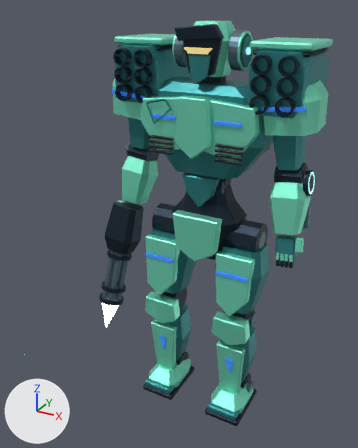
The Blender file out/combat_reference/t10/t10.blend: old version first, new version second.
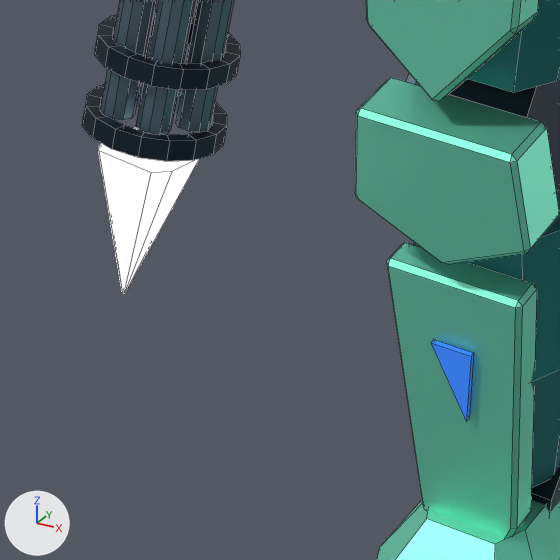
The first picture shows the older version from a camera (50 mm lens) standing at (2.88, -6.16, 6.04) and looking at (0.12, -1.13, 3.53). The close-ups show the older and then the newer version on the part from 24% to 50% of the width and 62% to 83% of the height of that picture. Only the edits that show in the close-ups are written down. The lights are fixed; the arrows at lower left show +X, +Y and +Z. Both versions are drawn at frame 13 of the action 't10:light:fx_light_flash'; the numbers are the values there. The close-ups show mesh edges as thin lines.

The first close-up shows 'Ankle armored boot', 'Barrel retaining ring.001', 'Barrel retaining ring.002', 'Knee guard', 'Rotary gun barrel 0', 'Rotary gun barrel 1', 'Rotary gun barrel 2', 'Shin frontal blade', 'Tapered shin armor', 'Thigh front bevel plate', 'Thigh hard shell', 'White hot muzzle core' and 5 more.
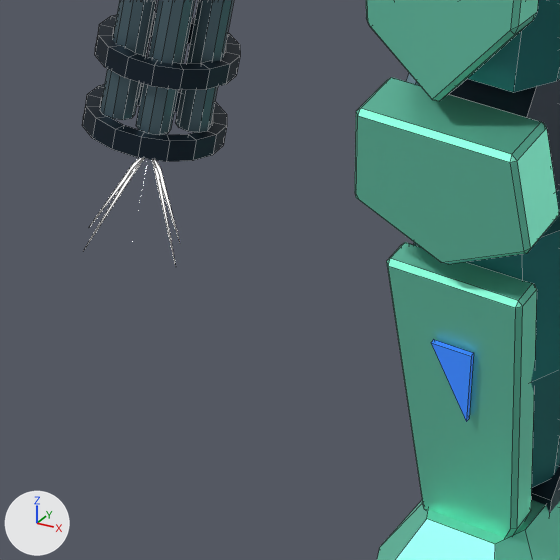
ob_fx_light_flash is not drawn itself; it is the parent of ob_white_hot_muzzle_core.

Scene script edits in JSON lines:
```json
{"op": "add", "block": "me_muzzle_gas_petal_005", "code": ["me_muzzle_gas_petal_005 = bpy.data.meshes.new('Muzzle gas petal.005')", "me_muzzle_gas_petal_005.from_pydata([(0.0, 0.0, 0.0), (0.043, -0.115, -0.075), (0.144, -0.575, -0.249)], [], [(0, 2, 1)])", "me_muzzle_gas_petal_005.materials.append(mat_fx_core)  # white #ffffff, glowing white #ffffff"]}
{"op": "add", "block": "me_muzzle_gas_petal_003", "code": ["me_muzzle_gas_petal_003 = bpy.data.meshes.new('Muzzle gas petal.003')", "me_muzzle_gas_petal_003.from_pydata([(0.0, 0.0, 0.0), (-0.086, -0.115, 0.0), (-0.288, -0.575, 0.0)], [], [(0, 1, 2)])", "me_muzzle_gas_petal_003.materials.append(mat_fx_core)  # white #ffffff, glowing white #ffffff"]}
{"op": "add", "block": "me_muzzle_gas_petal_002", "code": ["me_muzzle_gas_petal_002 = bpy.data.meshes.new('Muzzle gas petal.002')", "me_muzzle_gas_petal_002.from_pydata([(0.0, 0.0, 0.0), (-0.043, -0.115, 0.075), (-0.144, -0.575, 0.249)], [], [(0, 2, 1)])", "me_muzzle_gas_petal_002.materials.append(mat_fx_core)  # white #ffffff, glowing white #ffffff"]}
{"op": "add", "block": "me_muzzle_gas_petal", "code": ["me_muzzle_gas_petal = bpy.data.meshes.new('Muzzle gas petal')", "me_muzzle_gas_petal.from_pydata([(0.0, 0.0, 0.0), (0.086, -0.115, 0.0), (0.288, -0.575, 0.0)], [], [(0, 1, 2)])", "me_muzzle_gas_petal.materials.append(mat_fx_core)  # white #ffffff, glowing white #ffffff"]}
{"op": "set", "path": "ob_fx_light_flash.rotation_euler", "old": "(0.0, 0.0, 0.0)", "new": "(0.0, -3.142, 0.0)", "note": "degrees (0, 0, 0) -> degrees (0, -180, 0)"}
{"op": "set", "path": "ob_fx_light_flash.scale", "old": "(0.762, 0.762, 0.762)", "new": "(0.52, 0.52, 0.52)"}
{"op": "remove", "block": "ob_white_hot_muzzle_core", "code": ["ob_white_hot_muzzle_core = bpy.data.objects.new('White hot muzzle core', me_white_hot_muzzle_core)", "ob_white_hot_muzzle_core.parent = ob_fx_light_flash", "ob_white_hot_muzzle_core.location = (0.0, 0.0, 0.0)"]}
{"op": "add", "block": "ob_muzzle_gas_petal_005", "code": ["ob_muzzle_gas_petal_005 = bpy.data.objects.new('Muzzle gas petal.005', me_muzzle_gas_petal_005)", "ob_muzzle_gas_petal_005.parent = ob_fx_light_flash", "ob_muzzle_gas_petal_005.location = (0.0, 0.0, 0.0)"]}
{"op": "add", "block": "ob_muzzle_gas_petal_003", "code": ["ob_muzzle_gas_petal_003 = bpy.data.objects.new('Muzzle gas petal.003', me_muzzle_gas_petal_003)", "ob_muzzle_gas_petal_003.parent = ob_fx_light_flash", "ob_muzzle_gas_petal_003.location = (0.0, 0.0, 0.0)"]}
{"op": "add", "block": "ob_muzzle_gas_petal_002", "code": ["ob_muzzle_gas_petal_002 = bpy.data.objects.new('Muzzle gas petal.002', me_muzzle_gas_petal_002)", "ob_muzzle_gas_petal_002.parent = ob_fx_light_flash", "ob_muzzle_gas_petal_002.location = (0.0, 0.0, 0.0)"]}
{"op": "add", "block": "ob_muzzle_gas_petal", "code": ["ob_muzzle_gas_petal = bpy.data.objects.new('Muzzle gas petal', me_muzzle_gas_petal)", "ob_muzzle_gas_petal.parent = ob_fx_light_flash", "ob_muzzle_gas_petal.location = (0.0, 0.0, 0.0)"]}
```

Where the change shows, as pixel boxes (x1, y1, x2, y2) in the close-ups (560 x 560 px):
```json
{"object": "White hot muzzle core", "change": "deleted", "before": [99, 128, 198, 293]}
{"object": "Muzzle gas petal.005", "change": "added", "after": [85, 158, 144, 248]}
{"object": "Muzzle gas petal.003", "change": "added", "after": [152, 160, 176, 266]}
{"object": "Muzzle gas petal.002", "change": "added", "after": [154, 160, 179, 239]}
{"object": "Muzzle gas petal", "change": "added", "after": [90, 158, 142, 226]}
```
